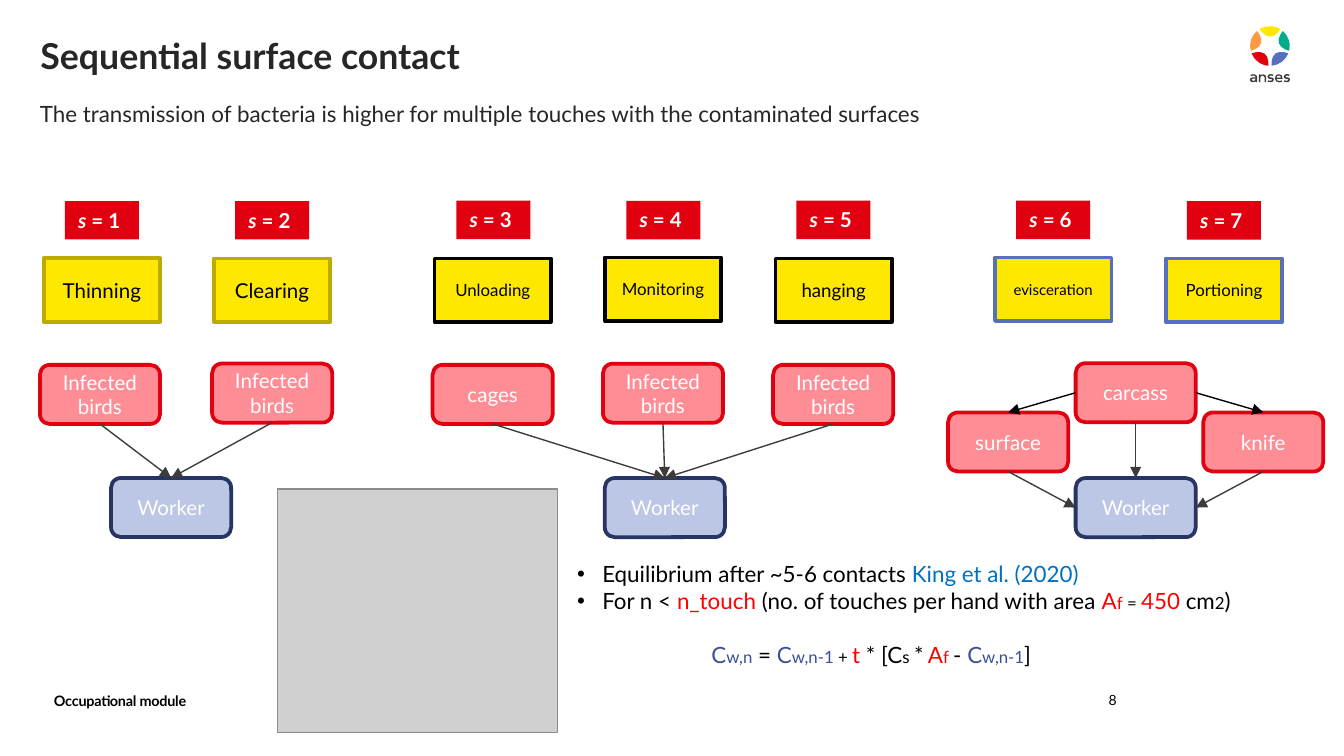
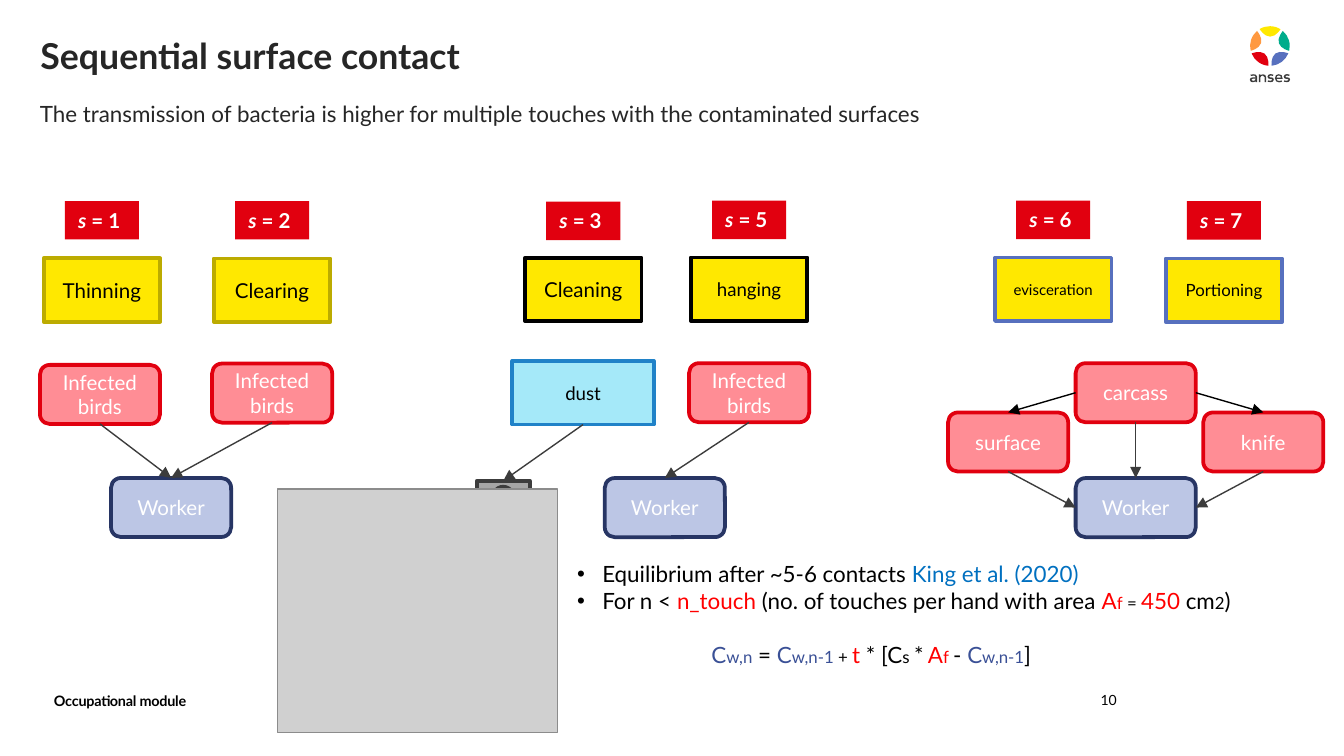
Before and after one commit to ENVIRE-JPIAMR/occupational-module, a slide deck: slide 10 of docs/draft.pptx (slide 8 before the commit). Drawn at 1344x756 pixels with LibreOffice and Linux fonts; fonts in the diff are those of the drawing; grey boxes stand for pictures. Boxes give left, top, right and bottom in pixels: in the first picture for what was removed or moved away, otherwise in the second. Text is boxed around its words. In the diff, an @@ line names an element or a change of style, - is before the commit and + after.

```diff
--- a/docs/draft.pptx
+++ b/docs/draft.pptx
@@ rectangle "s = 3": place and size @@
-rectangle "s = 3" at bbox=[457, 200, 531, 239]
+rectangle "s = 3" at bbox=[546, 202, 620, 241]
@@ rectangle removed at bbox=[626, 200, 700, 239] @@
-s = 4
@@ 2 rectangles, 1 rounded rectangle: place and size @@
-2 rectangles, 1 rounded rectangle at bbox=[773, 200, 892, 423]
+2 rectangles, 1 rounded rectangle at bbox=[689, 200, 809, 422]
@@ rectangle removed at bbox=[434, 258, 551, 321] @@
-Unloading
@@ rectangle added at bbox=[526, 258, 642, 321], fill #FFE800, outline #000000 2 pt, 11 pt, text #000000 @@
+Cleaning
@@ rectangle removed at bbox=[605, 258, 722, 321] @@
-Monitoring
@@ rounded rectangle removed at bbox=[433, 364, 552, 423] @@
-cages
@@ rectangle added at bbox=[512, 362, 653, 425], fill #A5E9F9, outline #2082C8 2 pt, 10 pt, text #000000 @@
+dust
@@ rounded rectangle removed at bbox=[603, 364, 723, 423] @@
-Infected birds
@@ arrow moved from (493, 423) - (665, 478) to (583, 425) - (504, 481) @@
@@ arrow removed from (663, 423) to (665, 478) @@
@@ arrow moved from (833, 423) - (665, 478) to (749, 422) - (665, 478) @@
@@ action button help added at bbox=[477, 481, 530, 528], fill #A6A6A6, outline #3C3C3C 2 pt @@
@@ page number at bbox=[1101, 695, 1117, 705]: text changed @@
-8
+10
```
Also in this commit, not shown: 4 other slides changed, 2 slides added, 3 other files.
